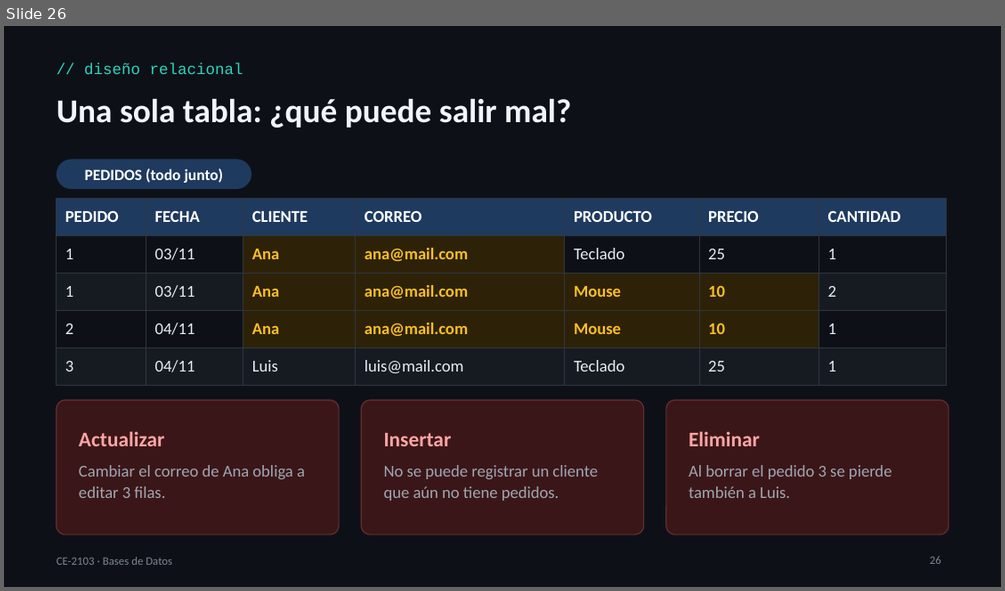
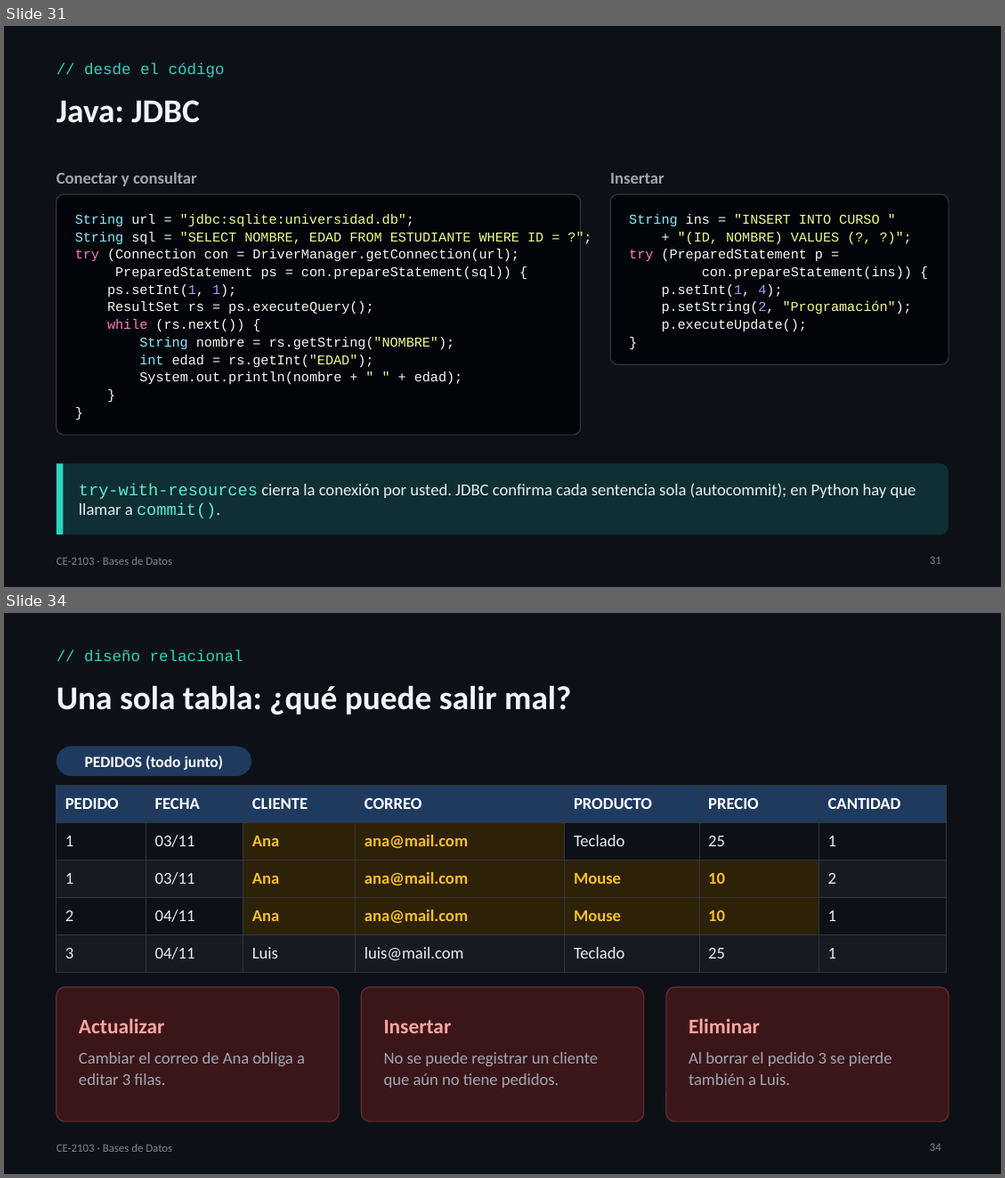
Before and after one commit to itcr-computer-engineering/data-structures-and-algorithms, a slide deck: presentaciones/ce-2103/Lección 08 - Bases de Datos.pptx. Shown one above the other, each under a label of ours: slide 26 before the commit, slides 31 and 34 after it; the slides between them are not shown. The pictures are 1005x591 and 1005x1178 pixels, drawn with LibreOffice and Linux fonts; fonts in the diff are those of the drawing. Boxes give left, top, right and bottom in pixels: in the first picture for what was removed or moved away, otherwise in the second. Text is boxed around its words. In the diff, an @@ line names an element or a change of style, - is before the commit and + after.

```diff
--- a/presentaciones/ce-2103/Lección 08 - Bases de Datos.pptx
+++ b/presentaciones/ce-2103/Lección 08 - Bases de Datos.pptx
@@ slide 31 added at [4, 26, 1001, 587], background #0D1117 @@
@@ text added at [84, 62, 225, 78], 15 pt, text #2DD4BF @@
+// desde el código
@@ text added at [57, 100, 200, 123], 32 pt, text #F0F6FC, bold @@
+Java: JDBC
@@ text added at [57, 172, 197, 186], 16 pt, text #9DA7B3, bold @@
+Conectar y consultar
@@ text added at [610, 173, 663, 184], 16 pt, text #9DA7B3, bold @@
+Insertar
@@ rounded rectangle added at [57, 194, 581, 435], fill #010409, outline #30363D 1 pt @@
@@ rounded rectangle added at [610, 194, 948, 365], fill #010409, outline #30363D 1 pt @@
@@ text added at [75, 214, 543, 384], 13 pt, text #F8F8F2 @@
+String url = "jdbc:sqlite:universidad.db";
+String sql = "SELECT NOMBRE, EDAD FROM ESTUDIANTE WHERE ID = ?";
+try (Connection con = DriverManager.getConnection(url);
+PreparedStatement ps = con.prepareStatement(sql)) {
+ps.setInt(1, 1);
+ResultSet rs = ps.executeQuery();
+while (rs.next()) {
+String nombre = rs.getString("NOMBRE");
+int edad = rs.getInt("EDAD");
+System.out.println(nombre + " " + edad);
+}
+}
@@ text added at [629, 214, 912, 331], 13 pt, text #F8F8F2 @@
+String ins = "INSERT INTO CURSO "
++ "(ID, NOMBRE) VALUES (?, ?)";
+try (PreparedStatement p =
+con.prepareStatement(ins)) {
+p.setInt(1, 4);
+p.setString(2, "Programación");
+p.executeUpdate();
+}
@@ rounded rectangle added at [57, 464, 948, 534], fill #0F2F33 @@
@@ rectangle added at [57, 464, 63, 534], fill #2DD4BF @@
@@ text added at [79, 483, 916, 518], 16 pt, text #E6EDF3 @@
+try-with-resources cierra la conexión por usted. JDBC confirma cada sentencia sola (autocommit); en Python hay que llamar a commit().
@@ text added at [57, 556, 172, 564], 11 pt, text #7D8590 @@
+CE-2103 · Bases de Datos
@@ page number added at [930, 556, 941, 564], 11 pt, text #7D8590 @@
+31
@@ what was slide 26 is now slide 34 @@
@@ page number at [930, 1143, 941, 1151]: text changed @@
-26
+34
```
Also in this commit, not shown: 3 slides changed, 7 other slides added, 4 other files.
